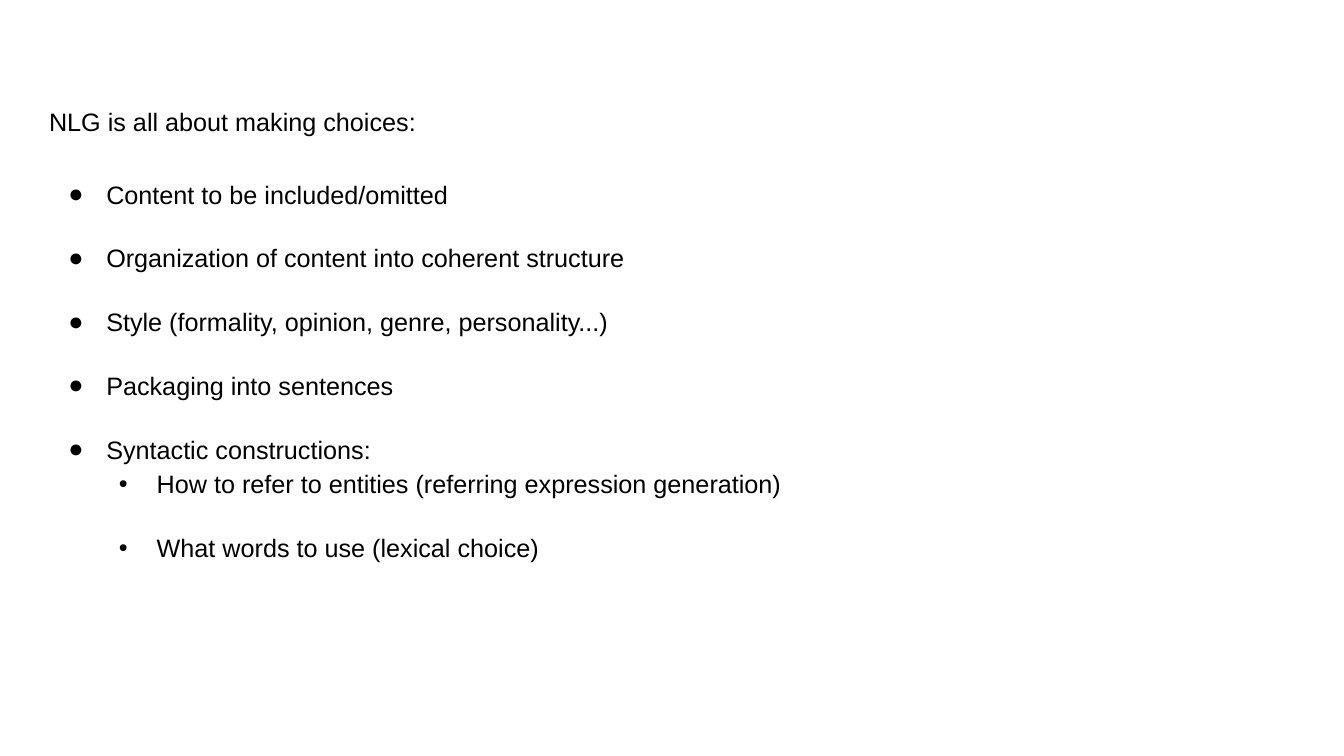
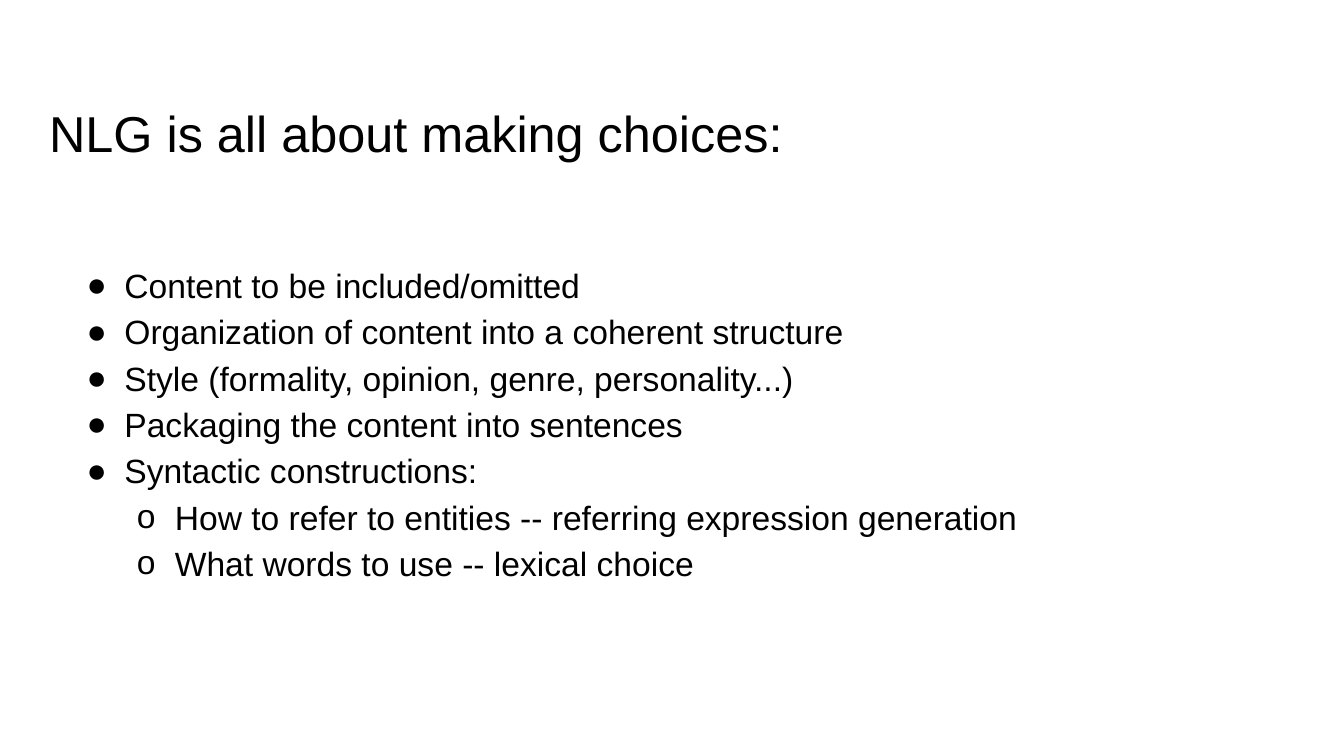
Before and after one commit to DSAISummerCamp/dscamp_public, a slide deck: slide 6 of NLP 2/nlp2.pptx (slide 5 before the commit). Drawn at 1344x756 pixels with LibreOffice and Linux fonts; fonts in the diff are those of the drawing. Boxes give left, top, right and bottom in pixels: in the first picture for what was removed or moved away, otherwise in the second. Text is boxed around its words. In the diff, an @@ line names an element or a change of style, - is before the commit and + after.

```diff
--- a/NLP 2/nlp2.pptx
+++ b/NLP 2/nlp2.pptx
@@ title "NLG is all about making ..." at (49, 115, 783, 162): size 18 to 36 pt @@
@@ text "Content to be included/omitted": place and size @@
-text "Content to be included/omitted" at (106, 185, 780, 563)
+text "Content to be included/omitted" at (124, 273, 1017, 577)
@@ text at (124, 273, 793, 490): size 18 to 24 pt in "Content to be included/omitted", "Style (formality, opinion, genre, personality...)", "Syntactic constructions:" @@
@@ text at (124, 319, 844, 351): text changed; size 18 to 24 pt @@
-● Organization of content into coherent structure
+● Organization of content into a coherent structure
@@ text at (124, 412, 683, 444): text changed; size 18 to 24 pt @@
-● Packaging into sentences
+● Packaging the content into sentences
@@ text at (175, 505, 1017, 577): text changed; size 18 to 24 pt @@
-• How to refer to entities (referring expression generation)
-• What words to use (lexical choice)
+o How to refer to entities -- referring expression generation
+o What words to use -- lexical choice
```
Also in this commit, not shown: 14 other slides changed, 19 slides added, 5 slides removed.
